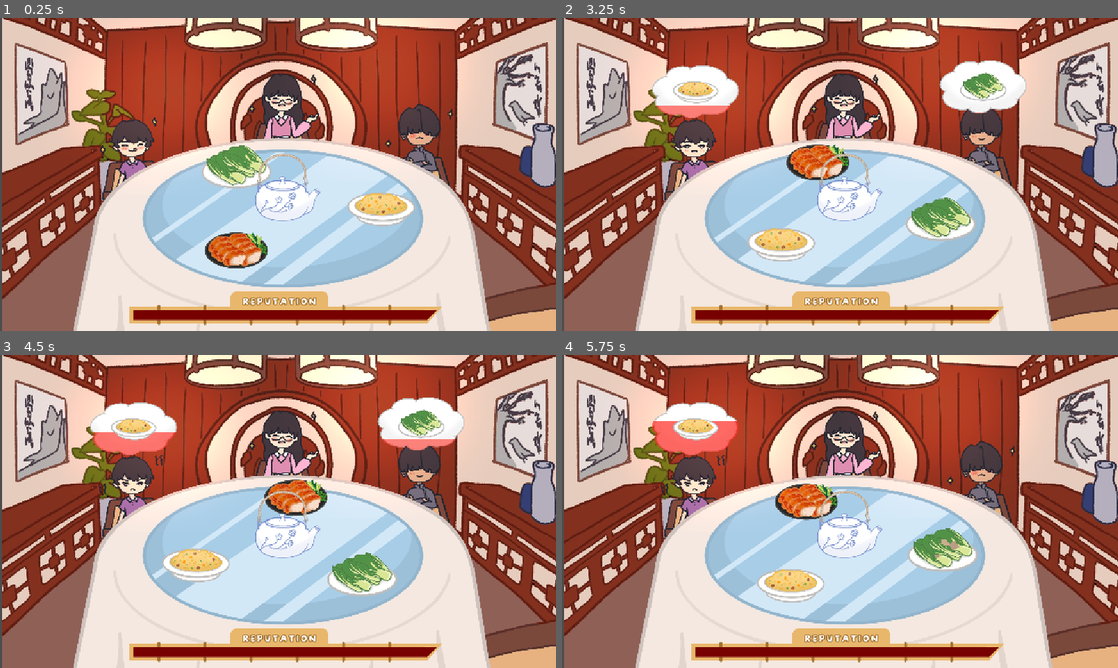
Above: before the commit, frames 1-4 (two rows, left to right).
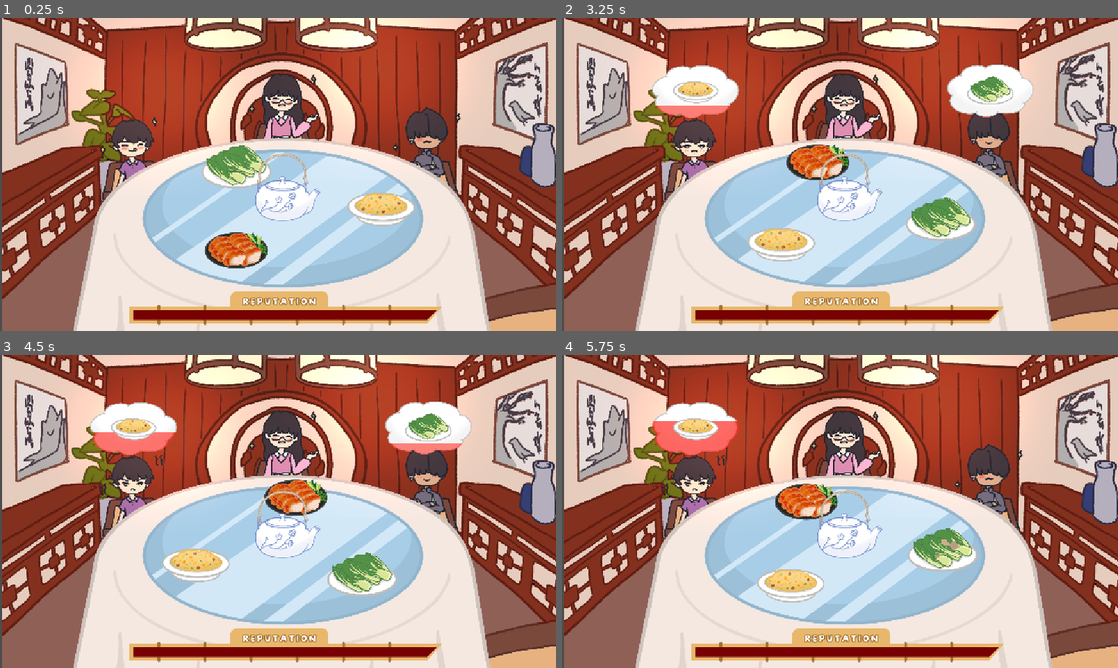
Above: after the commit, the same moments.

Repository: game-dev-besties/lupe_game
Game: Godot game, scene res://scenes/game.tscn
The game is run twice, just before and just after one commit, with the same random seed, the same clock (stepped at 60 frames per second) and the same inputs. This scene is started directly instead of the project's main scene.
Inputs (mouse positions are in pixels of both pictures, inside the frame that each line leads up to):
- Up to frame 1 (0.25 s): no input
- Up to frame 2 (3.25 s): tap Enter (ui_accept) at 0.5, 2 s; drag from (845, 196) to (795, 249) at 0.52 s; drag from (940, 208) to (795, 249) at 1.27 s; hold Right (ui_right) 2.03-2.75 s; click (795, 249) at 2.17 s; drag from (890, 165) to (751, 208) at 2.77 s
- Up to frame 3 (4.5 s): move the mouse to (444, 558) at 3.52 s; hold Left (ui_left) 3.53-4.25 s; tap Enter (ui_accept) at 3.77 s; drag from (111, 464) to (328, 502) at 4.27 s
- Up to frame 4 (5.75 s): move the mouse to (867, 511) at 5.02 s; hold Space (brake) from 5.03 s (still down); click (867, 511) at 5.17 s

The runs differ from the first frame. In frame 1, 1.1% of the frame differs, in the area x 69-83%, y 27-57%; in frame 2, 2.1%; in frame 3, 2.2%, in the area x 67-85%, y 13-57%; in frame 4, 1.1%.

Commit message:
changed npc sprites around

Diff:
--- a/scenes/game.tscn
+++ b/scenes/game.tscn
@@ -88,7 +88,7 @@
 position = Vector2(2, -142)
 
 [node name="Marker2D5" type="Marker2D" parent="spinningthing/NpcSpawnPoints"]
-position = Vector2(286, -72)
+position = Vector2(301, -64)
 
 [node name="Marker2D6" type="Marker2D" parent="spinningthing/NpcSpawnPoints"]
 position = Vector2(412, 68)
@@ -100,7 +100,7 @@
 position = Vector2(-163, -90)
 
 [node name="Marker2D4" type="Marker2D" parent="spinningthing/NpcSpawnPoints"]
-position = Vector2(175, -94)
+position = Vector2(184, -100)
 
 [node name="TeacupSpawnPoints" type="Node2D" parent="spinningthing"]
 
--- a/scripts/1LevelManager.gd
+++ b/scripts/1LevelManager.gd
@@ -32,10 +32,10 @@
 			{"texture": preload("res://assets/food/noodle.png"), "scale": 0.3, "item_name": "noodle", "quantity": 3},
 		],
 		"npcs": [
-			{"name": "brother1", "desire": "rice", "timer": 0.6, "sound": preload("res://assets/sfx/malegrunt.mp3")},
-			{"name": "mother1", "desire": "rice", "timer": 0.7, "sound": preload("res://assets/sfx/girlhum.mp3")},
-			{"name": "father1", "desire": "rice", "timer": 0.6, "sound": preload("res://assets/sfx/malegrunt.mp3")},
-			{"name": "aunt1", "desire": "rice", "timer": 0.7, "sound": preload("res://assets/sfx/girlhum.mp3")},
+			{"name": "brother2", "desire": "rice", "timer": 0.6, "sound": preload("res://assets/sfx/malegrunt.mp3")},
+			{"name": "mother2", "desire": "rice", "timer": 0.7, "sound": preload("res://assets/sfx/girlhum.mp3")},
+			{"name": "father2", "desire": "rice", "timer": 0.6, "sound": preload("res://assets/sfx/malegrunt.mp3")},
+			{"name": "kid1", "desire": "rice", "timer": 0.7, "sound": preload("res://assets/sfx/girlhum.mp3")},
 			{"name": "uncle1", "desire": "rice", "timer": 0.7, "sound": preload("res://assets/sfx/malegrunt.mp3")},
 		],
 		"hunger_timer": 2.5,
@@ -53,11 +53,11 @@
 			{"texture": preload("res://assets/food/noodle.png"), "scale": 0.3, "item_name": "noodle", "quantity": 3},
 		],
 		"npcs": [
-			{"name": "brother2", "desire": "rice", "timer": 0.6, "sound": preload("res://assets/sfx/malegrunt.mp3")},
+			{"name": "brother3", "desire": "rice", "timer": 0.6, "sound": preload("res://assets/sfx/malegrunt.mp3")},
 			{"name": "aunt2", "desire": "rice", "timer": 0.7, "sound": preload("res://assets/sfx/girlhum.mp3")},
-			{"name": "father2", "desire": "rice", "timer": 0.6, "sound": preload("res://assets/sfx/malegrunt.mp3")},
-			{"name": "mother2", "desire": "rice", "timer": 0.7, "sound": preload("res://assets/sfx/girlhum.mp3")},
-			{"name": "uncle2", "desire": "rice", "timer": 0.7, "sound": preload("res://assets/sfx/malegrunt.mp3")},
+			{"name": "father3", "desire": "rice", "timer": 0.6, "sound": preload("res://assets/sfx/malegrunt.mp3")},
+			{"name": "mother3", "desire": "rice", "timer": 0.7, "sound": preload("res://assets/sfx/girlhum.mp3")},
+			{"name": "kid1", "desire": "rice", "timer": 0.7, "sound": preload("res://assets/sfx/malegrunt.mp3")},
 			{"name": "bwife1", "desire": "rice", "timer": 0.7, "sound": preload("res://assets/sfx/girlhum.mp3")},
 		],
 		"hunger_timer": 2.5,
@@ -75,12 +75,13 @@
 			{"texture": preload("res://assets/food/noodle.png"), "scale": 0.3, "item_name": "noodle", "quantity": 3},
 		],
 		"npcs": [
-			{"name": "brother3", "desire": "rice", "timer": 0.6, "sound": preload("res://assets/sfx/malegrunt.mp3")},
+			{"name": "kid2", "desire": "rice", "timer": 0.6, "sound": preload("res://assets/sfx/malegrunt.mp3")},
 			{"name": "aunt2", "desire": "rice", "timer": 0.7, "sound": preload("res://assets/sfx/girlhum.mp3")},
-			{"name": "bwife2", "desire": "rice", "timer": 0.7, "sound": preload("res://assets/sfx/girlhum.mp3")},
-			{"name": "mother3", "desire": "rice", "timer": 0.7, "sound": preload("res://assets/sfx/girlhum.mp3")},
+			{"name": "bwife1", "desire": "rice", "timer": 0.7, "sound": preload("res://assets/sfx/girlhum.mp3")},
+			{"name": "brother2", "desire": "rice", "timer": 0.7, "sound": preload("res://assets/sfx/girlhum.mp3")},
 			{"name": "father3", "desire": "rice", "timer": 0.6, "sound": preload("res://assets/sfx/malegrunt.mp3")},
 			{"name": "husband", "desire": "rice", "timer": 0.6, "sound": preload("res://assets/sfx/malegrunt.mp3")},
+			{"name": "kid1", "desire": "rice", "timer": 0.6, "sound": preload("res://assets/sfx/malegrunt.mp3")},
 		],
 		"hunger_timer": 2.5,
 		"cutscene_path": "res://scenes/cutscene.tscn",
Not shown: 1 places in scenes/cutscene.tscn that only renumber resources
